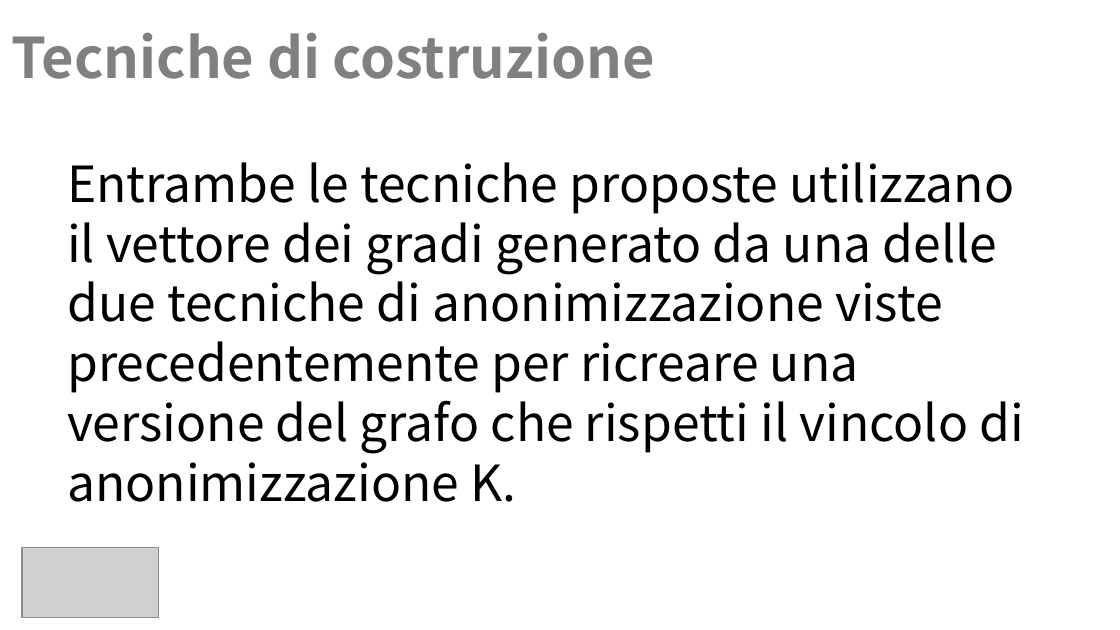
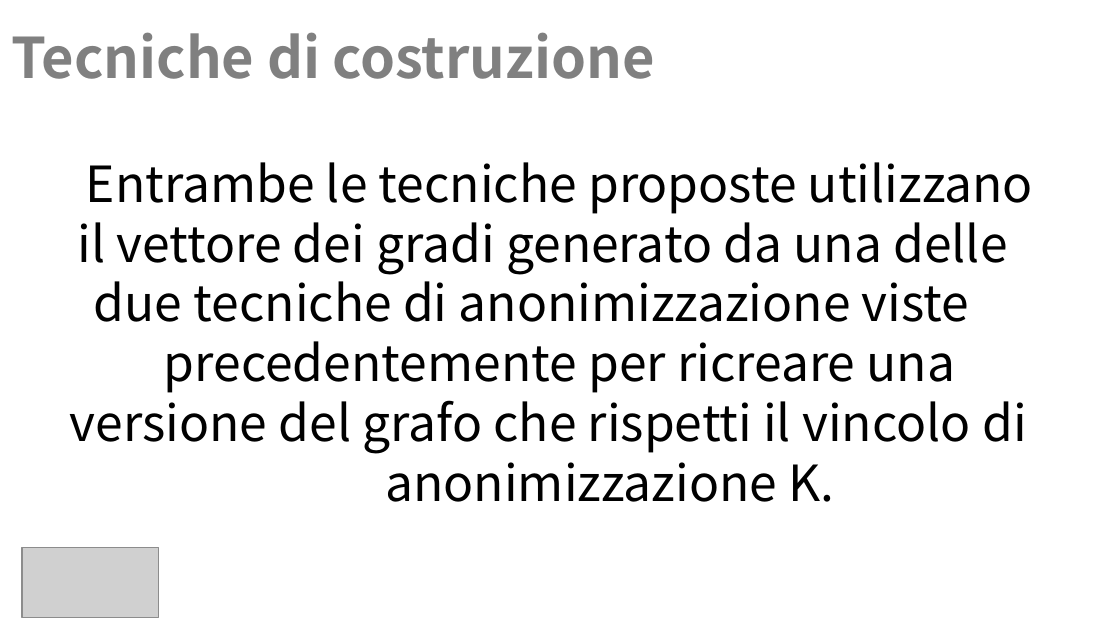
Before and after one commit to Navypowder/DP-P-project, a slide deck: slide 9 of Presentation/Towards_Identity_Anonymization_on_graph(K-degree anonymization).pptx. Drawn at 1120x630 pixels with LibreOffice and Linux fonts; fonts in the diff are those of the drawing; grey boxes stand for pictures; background and template pictures are left out. Boxes give left, top, right and bottom in pixels: in the first picture for what was removed or moved away, otherwise in the second. Text is boxed around its words. In the diff, an @@ line names an element or a change of style, - is before the commit and + after.

```diff
--- a/Presentation/Towards_Identity_Anonymization_on_graph(K-degree anonymization).pptx
+++ b/Presentation/Towards_Identity_Anonymization_on_graph(K-degree anonymization).pptx
@@ text "Entrambe le tecniche proposte utilizzano ..." at [70,162,1033,502]: alignment left to centre @@
```
Also in this commit, not shown: 9 other slides changed.
